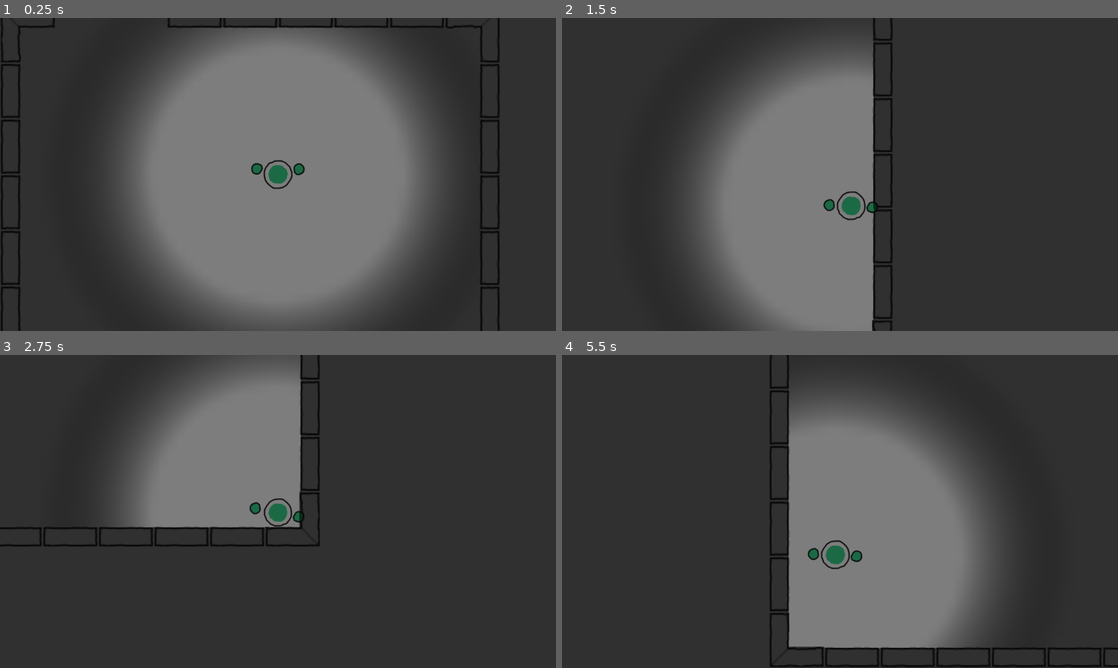
Above: before the commit, frames 1-4 (two rows, left to right).
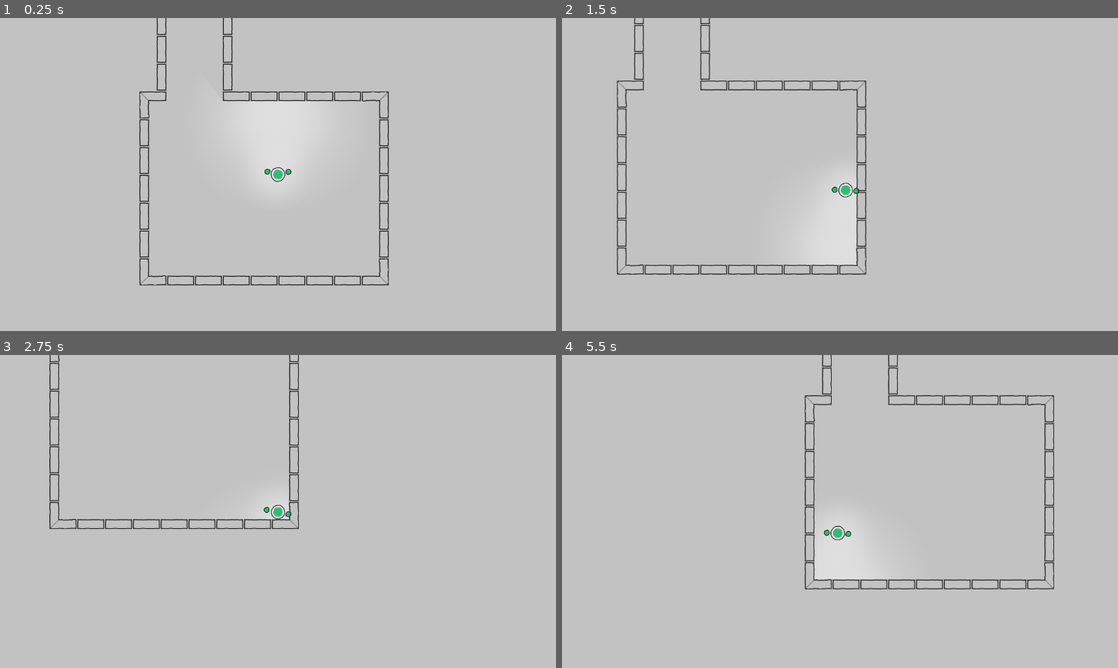
Above: after the commit, the same moments.

Repository: ErfanNaz/darkout
Game: Godot game, scene res://levels/level_1.tscn
Same seed, same stepped clock (60 frames per second), same inputs: the game is played once before the commit and once after it.
Inputs:
- Up to frame 1 (0.25 s): no input
- Up to frame 2 (1.5 s): tap Enter at 0.5 s; hold D (move_right) 0.53-1.28 s; hold S (move_down) from 1.28 s (still down)
- Up to frame 3 (2.75 s): release S (move_down) at 2.03 s; hold D (move_right) from 2.03 s (still down)
- Up to frame 4 (5.5 s): release D (move_right) at 2.78 s; hold W (move_up) 2.78-3.53 s; hold A (move_left) 3.53-5.03 s; hold S (move_down) from 5.03 s (still down)

The runs differ from the first frame. In frame 1, 100% of the frame differs, in the area x 0-100%, y 0-100%; in frame 2, 99%; in frame 3, 100%; in frame 4, 99%.

Commit message:
updated light shape

Diff:
--- a/levels/level_1.tscn
+++ b/levels/level_1.tscn
@@ -1,10 +1,15 @@
-[gd_scene load_steps=12 format=4 uid="uid://grks3yglli5y"]
+[gd_scene load_steps=13 format=4 uid="uid://grks3yglli5y"]
 
 [ext_resource type="PackedScene" uid="uid://dmj5ydvfnemu0" path="res://player/player.tscn" id="1_o2e57"]
 [ext_resource type="Texture2D" uid="uid://dipstnxe8vhau" path="res://assets/example-map.png" id="1_qia4u"]
 [ext_resource type="Texture2D" uid="uid://beljagyhyes1g" path="res://assets/kenney_scribble-dungeons/Tilesheet/tilesheet.png" id="3_fgvua"]
+[ext_resource type="Texture2D" uid="uid://dsy42vbsy5hfp" path="res://assets/lightshape.png" id="4_e43ed"]
+[ext_resource type="Script" path="res://player/player_point_light.gd" id="5_svq0t"]
 
 [sub_resource type="OccluderPolygon2D" id="OccluderPolygon2D_dk0wu"]
+polygon = PackedVector2Array(-32, -32, 32, -32, 32, -9, -32, -9.5)
+
+[sub_resource type="OccluderPolygon2D" id="OccluderPolygon2D_kuj0w"]
 polygon = PackedVector2Array(-32, -32, 32, -32, 32, -9, -32, -9.5)
 
 [sub_resource type="OccluderPolygon2D" id="OccluderPolygon2D_o6r7s"]
@@ -44,6 +49,7 @@
 7:1/0 = 0
 8:1/0 = 0
 9:1/0 = 0
+9:1/0/physics_layer_0/polygon_0/points = PackedVector2Array(11.75, -32, 32, -32, 32, -8, -1.25, -1.5, -8.25, 32, -32, 32, -32, 13, -18.25, -17)
 10:1/0 = 0
 11:1/0 = 0
 12:1/0 = 0
@@ -74,10 +80,13 @@
 7:3/0 = 0
 8:3/0 = 0
 9:3/0 = 0
+9:3/0/physics_layer_0/polygon_0/points = PackedVector2Array(-15.25, -32, 32, -32, 32, -8, -7.25, -8, -8.25, 32, -32, 32, -32, -15)
 10:3/0 = 0
 11:3/0 = 0
 12:3/0 = 0
 13:3/0 = 0
+13:3/0/occlusion_layer_0/polygon = SubResource("OccluderPolygon2D_kuj0w")
+13:3/0/physics_layer_0/polygon_0/points = PackedVector2Array(-23.25, -32, 23.75, -32, 23.75, 32, -22.25, 32)
 0:4/0 = 0
 1:4/0 = 0
 2:4/0 = 0
@@ -91,6 +100,7 @@
 11:4/0 = 0
 12:4/0 = 0
 13:4/0 = 0
+13:4/0/physics_layer_0/polygon_0/points = PackedVector2Array(-23.25, -32, 23.75, -32, 23.75, 32, -22.25, 32)
 0:5/0 = 0
 1:5/0 = 0
 2:5/0 = 0
@@ -104,7 +114,9 @@
 10:5/0 = 0
 11:5/0 = 0
 12:5/0 = 0
+12:5/0/physics_layer_0/polygon_0/points = PackedVector2Array(-11.75, -32, 10.25, -32, 9.75, 32, -10.25, 32)
 13:5/0 = 0
+13:5/0/physics_layer_0/polygon_0/points = PackedVector2Array(-20.75, -32, 20.75, -32, 21.75, 32, -22.25, 32)
 0:6/0 = 0
 1:6/0 = 0
 2:6/0 = 0
@@ -177,22 +189,13 @@
 physics_layer_0/collision_mask = 0
 sources/1 = SubResource("TileSetAtlasSource_vwyax")
 
-[sub_resource type="Gradient" id="Gradient_mx3yf"]
-offsets = PackedFloat32Array(0, 0.324675, 0.61039)
-colors = PackedColorArray(1, 1, 1, 1, 1, 1, 1, 1, 0, 0, 0, 0)
-
-[sub_resource type="GradientTexture2D" id="GradientTexture2D_7bv7q"]
-gradient = SubResource("Gradient_mx3yf")
-fill = 1
-fill_from = Vector2(0.5, 0.5)
-
 [sub_resource type="CanvasItemMaterial" id="CanvasItemMaterial_tf0j8"]
 light_mode = 2
 
 [node name="World" type="Node2D"]
 
 [node name="CanvasModulate" type="CanvasModulate" parent="."]
-color = Color(0.187176, 0.187176, 0.187176, 1)
+color = Color(0.762404, 0.762404, 0.762403, 1)
 
 [node name="Example-map" type="Sprite2D" parent="."]
 visible = false
@@ -201,8 +204,8 @@
 texture = ExtResource("1_qia4u")
 
 [node name="background" type="Sprite2D" parent="."]
-position = Vector2(0, -8)
-scale = Vector2(400, 400)
+texture_repeat = 2
+scale = Vector2(40, 40)
 texture = ExtResource("3_fgvua")
 hframes = 14
 vframes = 11
@@ -214,12 +217,13 @@
 [node name="Player" parent="." instance=ExtResource("1_o2e57")]
 collision_mask = 257
 
-[node name="PointLight2D" type="PointLight2D" parent="Player"]
-color = Color(0.489622, 0.489622, 0.489622, 1)
+[node name="PointLight2D" type="PointLight2D" parent="Player" node_paths=PackedStringArray("player")]
+color = Color(0.873298, 0.873298, 0.873298, 1)
 blend_mode = 2
 shadow_enabled = true
-texture = SubResource("GradientTexture2D_7bv7q")
-texture_scale = 10.0
+texture = ExtResource("4_e43ed")
+script = ExtResource("5_svq0t")
+player = NodePath("..")
 
 [node name="Player2" parent="." instance=ExtResource("1_o2e57")]
 light_mask = 2
--- /dev/null
+++ b/player/light_shape.tres
@@ -0,0 +1,10 @@
+[gd_resource type="GradientTexture2D" load_steps=2 format=3 uid="uid://dshpyupj7n4ju"]
+
+[sub_resource type="Gradient" id="Gradient_ta5cb"]
+offsets = PackedFloat32Array(0, 0.527778)
+colors = PackedColorArray(1, 1, 1, 1, 1, 1, 1, 0)
+
+[resource]
+gradient = SubResource("Gradient_ta5cb")
+fill = 1
+fill_from = Vector2(0.508547, 0.521368)
--- a/player/player.gd
+++ b/player/player.gd
@@ -5,6 +5,8 @@
 @export var is_enemy: bool = false
 
 const ENEMY_MATERIAL = preload("res://player/enemy_material.tres")
+
+signal character_rotated(rotation: float)
 
 func _ready() -> void:
 	if is_enemy:
--- a/player/player.tscn
+++ b/player/player.tscn
@@ -168,7 +168,6 @@
 shape = SubResource("CapsuleShape2D_ffktw")
 
 [node name="Camera2D" type="Camera2D" parent="."]
-zoom = Vector2(2, 2)
 position_smoothing_enabled = true
 
 [node name="PlayerStateMachine" type="Node" parent="."]
--- /dev/null
+++ b/player/player_point_light.gd
@@ -0,0 +1,11 @@
+class_name PlayerPointLight extends PointLight2D
+
+@export var player: Player
+
+func _ready() -> void:
+	if !player:
+		return
+	player.character_rotated.connect(_character_rotated)
+
+func _character_rotated(character_rotation: float) -> void:
+	self.rotation = character_rotation
--- a/player/state_machine/walking.gd
+++ b/player/state_machine/walking.gd
@@ -33,9 +33,10 @@
 		return
 
 	if velocity != Vector2.ZERO:
-		var character_rotation = atan2(velocity.y, velocity.x)
+		var character_rotation: float = atan2(velocity.y, velocity.x)
 		character.rotation = character_rotation + PI / 2
 		collision_shape_2d.rotation = character_rotation
+		player.character_rotated.emit(character.rotation)
 
 	player.velocity = direction * speed
 	player.move_and_slide()
Binary file added: assets/lightshape.png
Not shown, added: assets/lightshape.png.import
Not shown, added: export_presets.cfg
